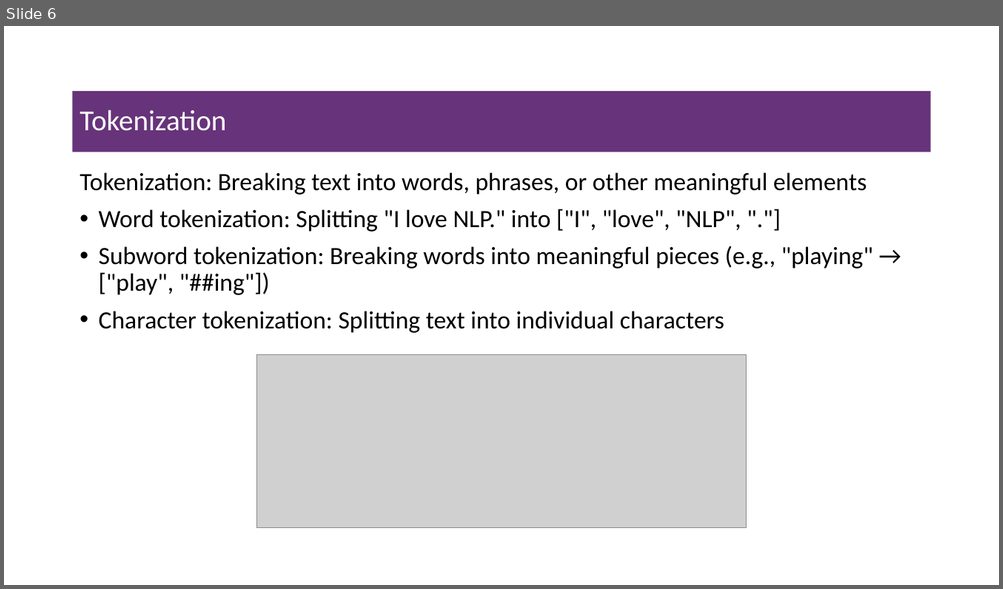
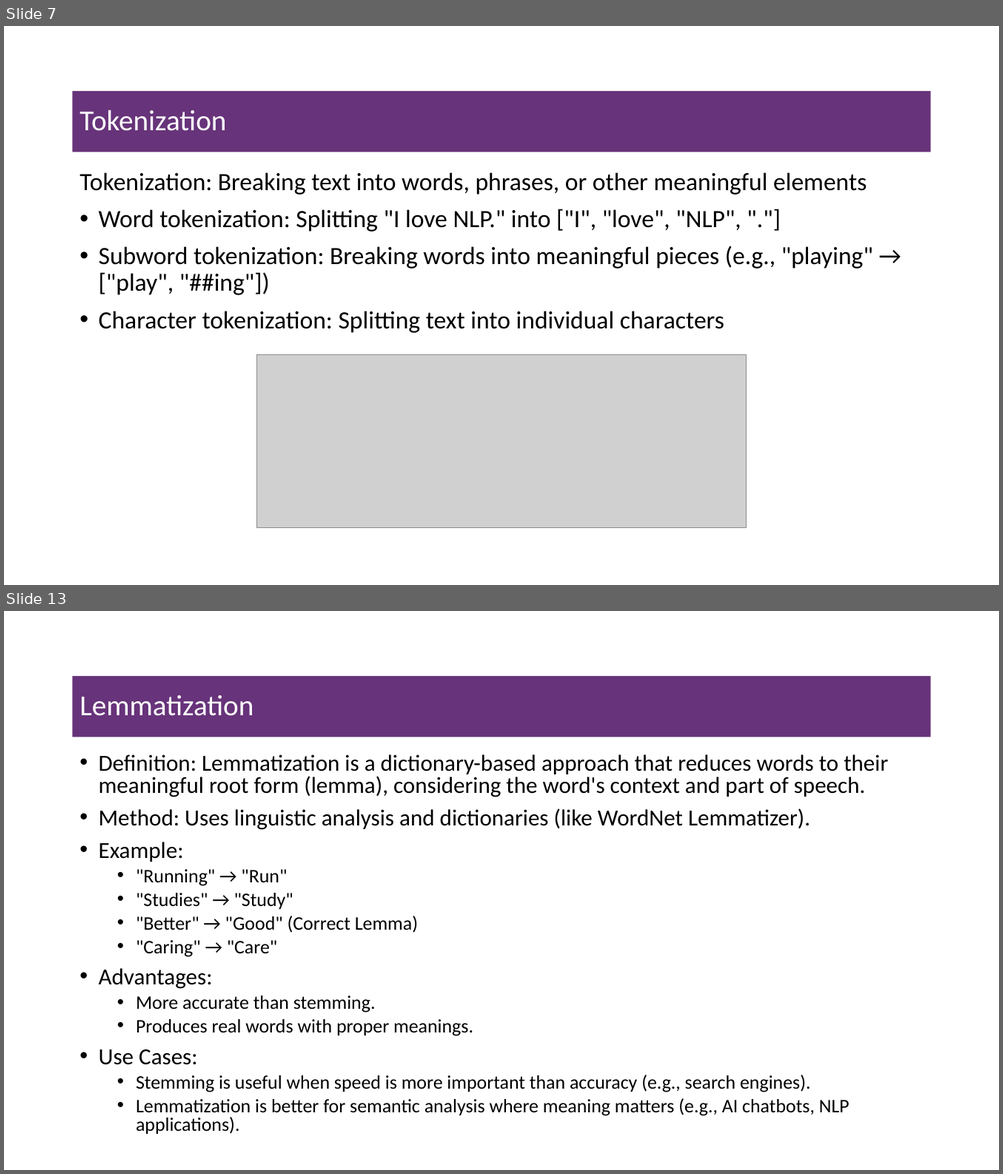
Before and after one commit to msfasha/307307-BI-Methods, a slide deck: 20242-NLP-LLM/lecture notes/Part 1 - Introduction to NLP/1-introduction to NLP.pptx. Shown one above the other, each under a label of ours: slide 6 before the commit, slides 7 and 13 after it; the slides between them are not shown. The pictures are 1003x589 and 1003x1174 pixels, drawn with LibreOffice and Linux fonts; fonts in the diff are those of the drawing; grey boxes stand for pictures; background and template pictures are left out. Boxes give left, top, right and bottom in pixels: in the first picture for what was removed or moved away, otherwise in the second. Text is boxed around its words. In the diff, an @@ line names an element or a change of style, - is before the commit and + after.

```diff
--- a/20242-NLP-LLM/lecture notes/Part 1 - Introduction to NLP/1-introduction to NLP.pptx
+++ b/20242-NLP-LLM/lecture notes/Part 1 - Introduction to NLP/1-introduction to NLP.pptx
@@ slide 13 added at (x1=4, y1=611, x2=999, y2=1170), background #FFFFFF @@
@@ title added at (x1=73, y1=676, x2=930, y2=737), fill #67337A, 28 pt, text #FFFFFF @@
+Lemmatization
@@ text added at (x1=99, y1=755, x2=888, y2=1135), 18.5 pt, text #000000 @@
+• Definition: Lemmatization is a dictionary-based approach that reduces words to their meaningful root form (lemma), considering the word's context and part of speech.
+• Method: Uses linguistic analysis and dictionaries (like WordNet Lemmatizer).
+• Example:
+  • "Running" → "Run"
+  • "Studies" → "Study"
+  • "Better" → "Good" (Correct Lemma)
+  • "Caring" → "Care"
+• Advantages:
+  • More accurate than stemming.
+  • Produces real words with proper meanings.
+• Use Cases:
+  • Stemming is useful when speed is more important than accuracy (e.g., search engines).
+  • Lemmatization is better for semantic analysis where meaning matters (e.g., AI chatbots, NLP applications).
@@ what was slide 6 is now slide 7 @@
```
Also in this commit, not shown: 1 slide changed, 22 other slides added, 7 other files.
